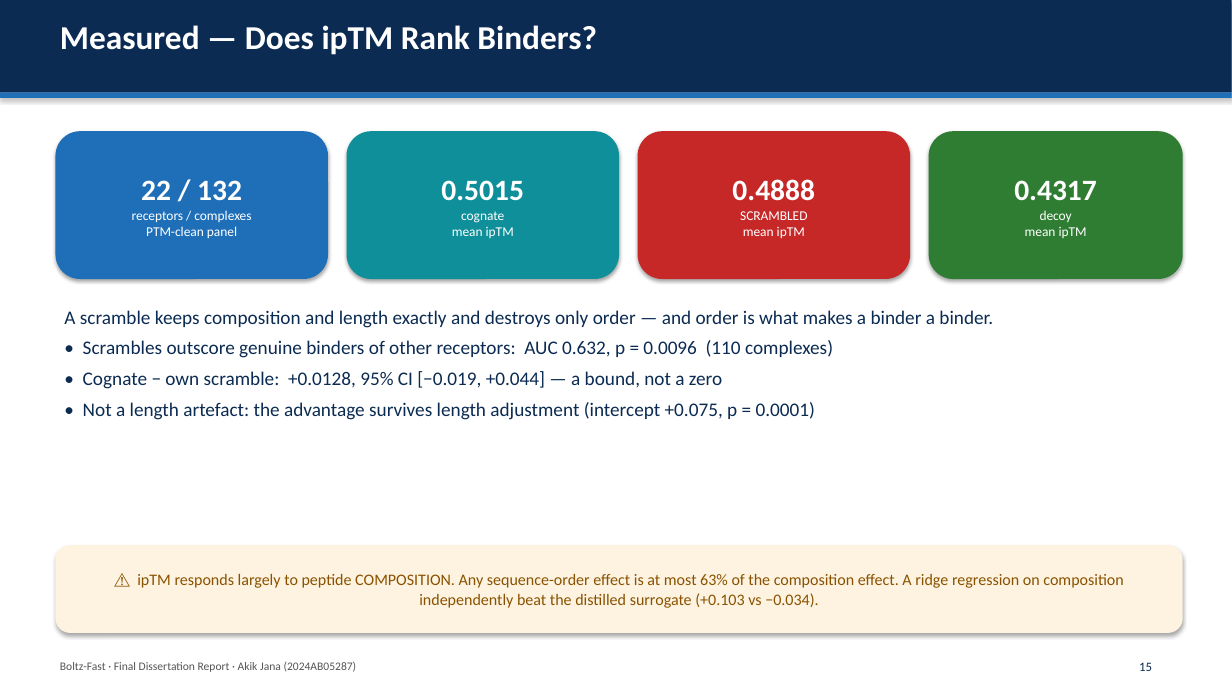
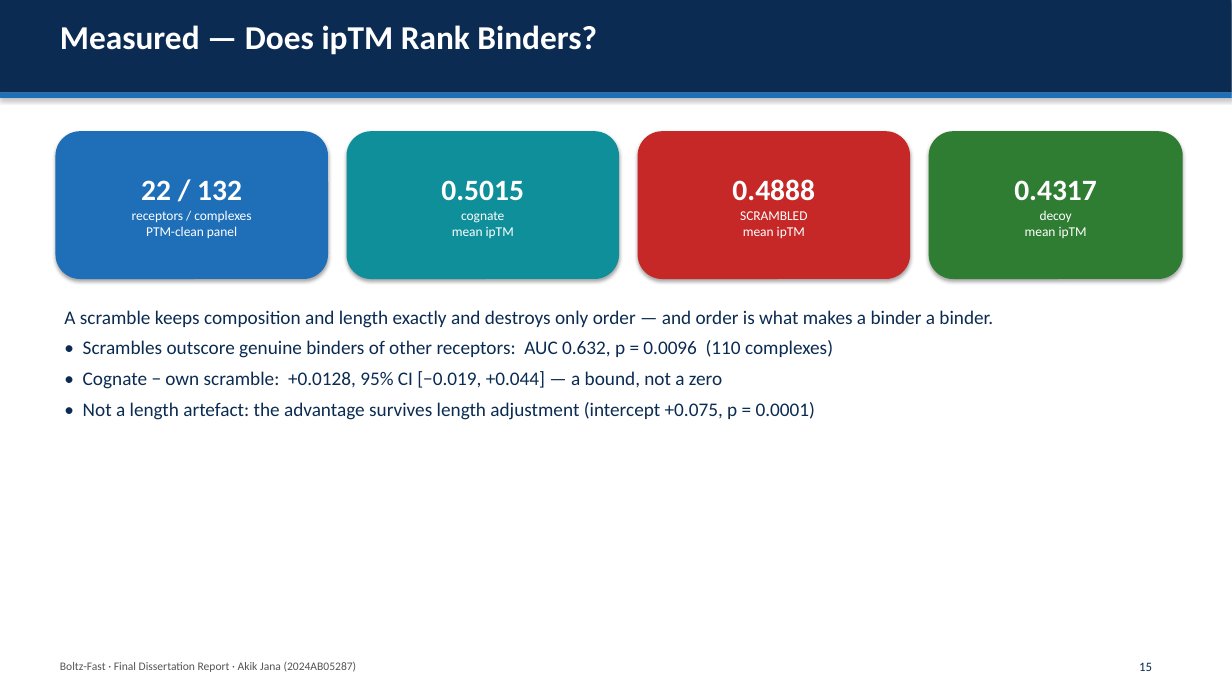
Before and after one commit to AkikJana/biomolecular-design-coreai, a slide deck: slide 15 of final_dissertation_presentation.pptx. Drawn at 1232x693 pixels with LibreOffice and Linux fonts; fonts in the diff are those of the drawing. Boxes give left, top, right and bottom in pixels: in the first picture for what was removed or moved away, otherwise in the second. Text is boxed around its words. In the diff, an @@ line names an element or a change of style, - is before the commit and + after.

```diff
--- a/final_dissertation_presentation.pptx
+++ b/final_dissertation_presentation.pptx
@@ rounded rectangle removed at [55, 545, 1183, 633] @@
-⚠ ipTM responds largely to peptide COMPOSITION. Any sequence-order effect is at most 63% of the composition effect. A ridge regression on composition independently beat the distilled surrogate (+0.103 vs −0.034).
```
Also in this commit, not shown: 15 other slides changed.
